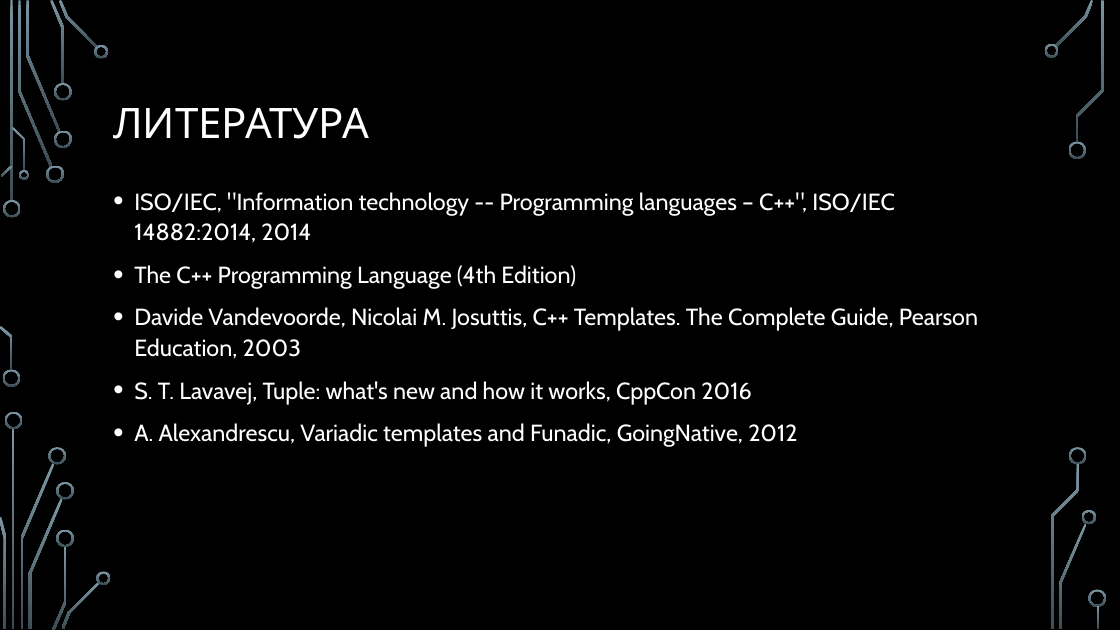
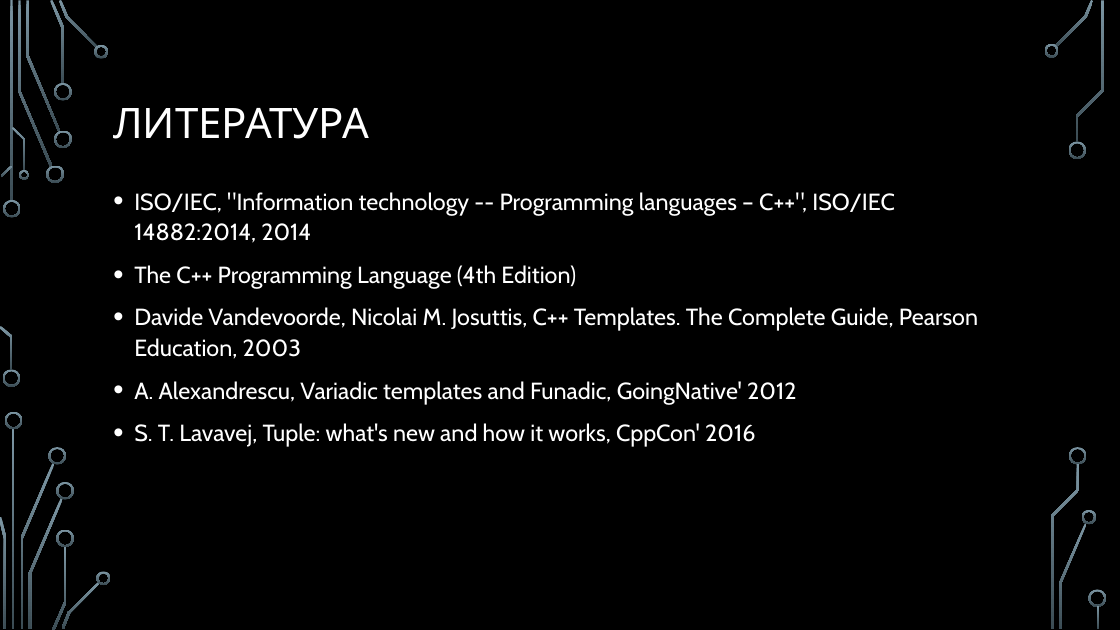
Before and after one commit to MIPT-ILab/cpp-lects-rus, a slide deck: slide 62 of slides/lec2-6-variadics.pptx (slide 53 before the commit). Drawn at 1120x630 pixels with LibreOffice and Linux fonts; fonts in the diff are those of the drawing; background and template pictures are left out. Boxes give left, top, right and bottom in pixels: in the first picture for what was removed or moved away, otherwise in the second. Text is boxed around its words. In the diff, an @@ line names an element or a change of style, - is before the commit and + after.

Commit message:
Variadic templates: slides revisited and MORE code

```diff
--- a/slides/lec2-6-variadics.pptx
+++ b/slides/lec2-6-variadics.pptx
@@ text at (134,381,796,447): text changed @@
-• S. T. Lavavej, Tuple: what's new and how it works, CppCon 2016
-• A. Alexandrescu, Variadic templates and Funadic, GoingNative, 2012
+• A. Alexandrescu, Variadic templates and Funadic, GoingNative' 2012
+• S. T. Lavavej, Tuple: what's new and how it works, CppCon' 2016
```
Also in this commit, not shown: 13 other slides changed, 15 slides added, 1 slide removed, 14 other files.
